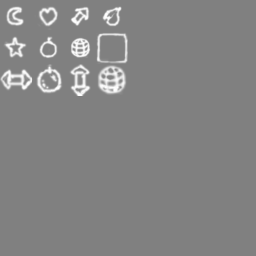
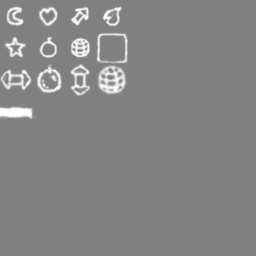
Before/after of a (256, 256) layered artwork. What changed in the layer stack:
painted on "bg" over left=0, top=69, right=89, bottom=120
